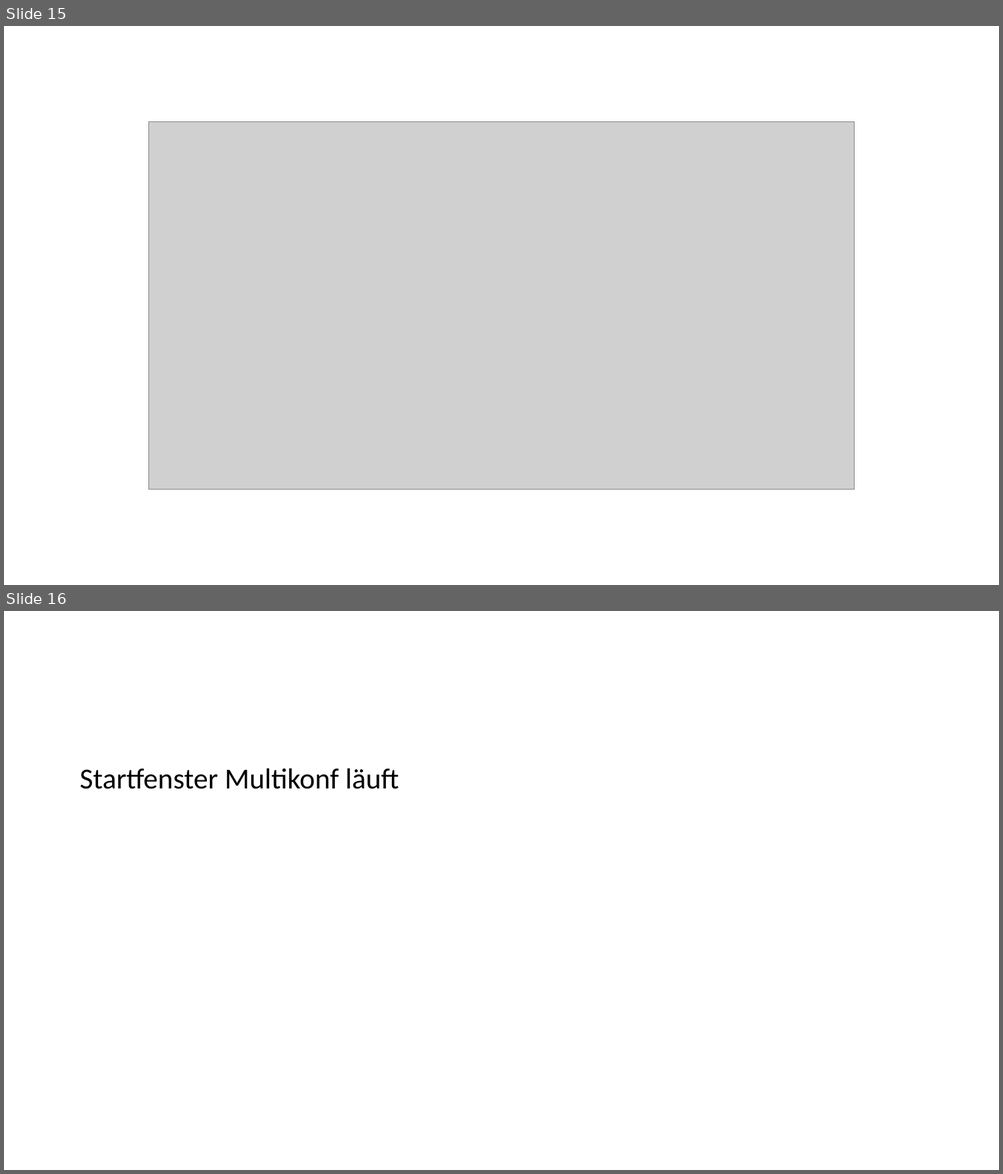
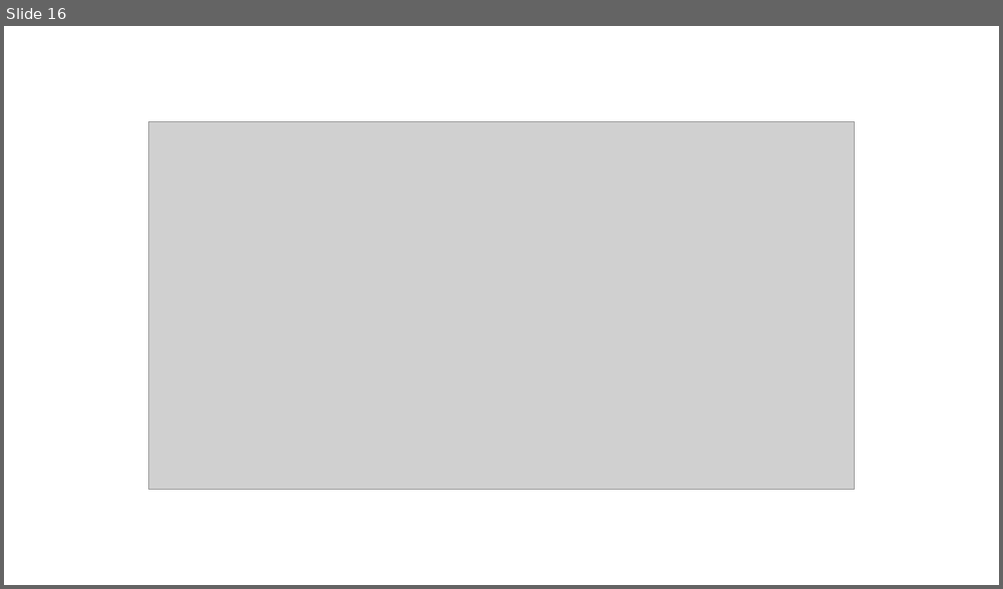
Before and after one commit to ChristianSchorr/repeated_games_pse, a slide deck: Dokumente/pflichtenheft/Vortrag/präsentation.pptx. Shown one above the other, each under a label of ours: slides 15 and 16 before the commit, slide 16 after it. The pictures are 1003x1174 and 1003x589 pixels, drawn with LibreOffice and Linux fonts; fonts in the diff are those of the drawing; grey boxes stand for pictures. Boxes give left, top, right and bottom in pixels: in the first picture for what was removed or moved away, otherwise in the second. Text is boxed around its words. In the diff, an @@ line names an element or a change of style, - is before the commit and + after.

```diff
--- a/Dokumente/pflichtenheft/Vortrag/präsentation.pptx
+++ b/Dokumente/pflichtenheft/Vortrag/präsentation.pptx
@@ slide 16 removed at box(4, 611, 999, 1170), background #FFFFFF @@
@@ text removed at box(79, 768, 398, 789) @@
-Startfenster Multikonf läuft
@@ what was slide 15 is now slide 16 @@
```
Also in this commit, not shown: 1 slide changed, 2 slides added.
